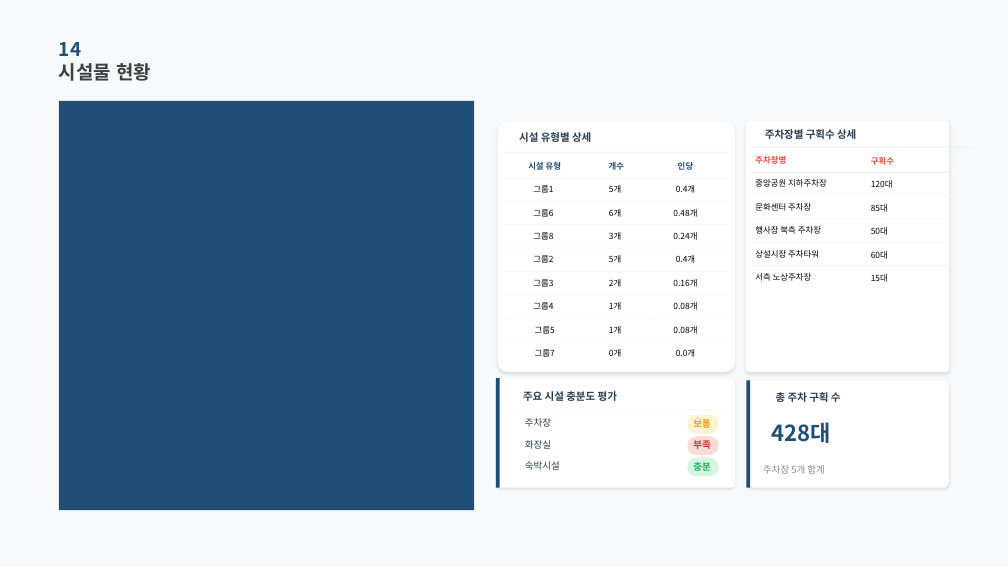
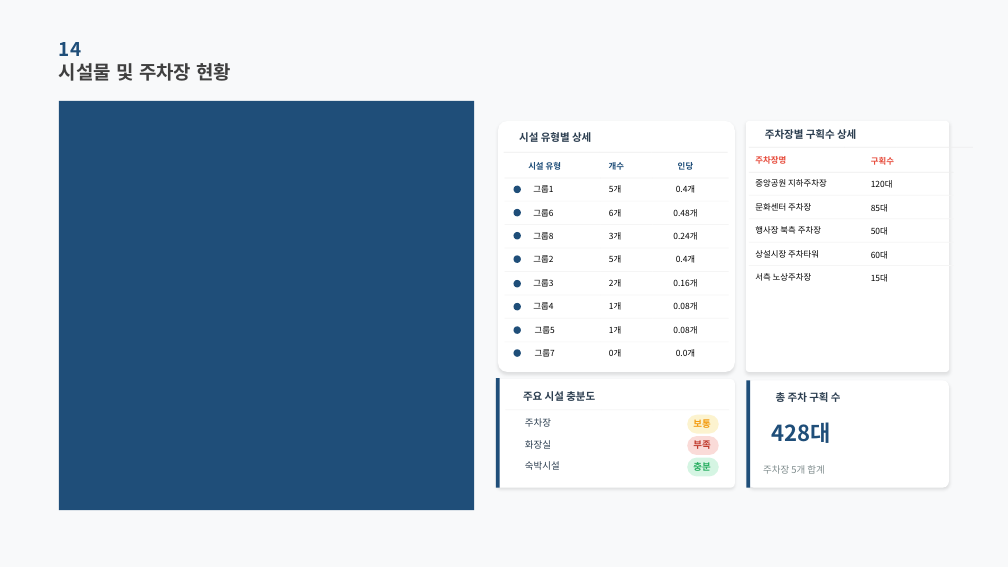
Before and after one commit to roddms/auto-report, a slide deck: slide 22 of template/master.pptx. Drawn at 1008x567 pixels with LibreOffice and Linux fonts; fonts in the diff are those of the drawing; background and template pictures are left out. Boxes give left, top, right and bottom in pixels: in the first picture for what was removed or moved away, otherwise in the second. Text is boxed around its words. In the diff, an @@ line names an element or a change of style, - is before the commit and + after.

Commit message:
fix: 시설 그룹핑 쿼리 수정

```diff
--- a/template/master.pptx
+++ b/template/master.pptx
@@ text at (59,63,231,81): text changed @@
-시설물 현황
+시설물 및 주차장 현황
@@ ellipse added at (513,185,521,193), fill #1F4E79 @@
@@ ellipse added at (513,209,521,216), fill #1F4E79 @@
@@ ellipse added at (513,232,521,240), fill #1F4E79 @@
@@ ellipse added at (513,256,521,263), fill #1F4E79 @@
@@ ellipse added at (513,280,521,287), fill #1F4E79 @@
@@ ellipse added at (513,303,521,311), fill #1F4E79 @@
@@ ellipse added at (513,327,521,334), fill #1F4E79 @@
@@ ellipse added at (513,349,521,357), fill #1F4E79 @@
@@ text at (523,391,595,401): text changed @@
-주요 시설 충분도 평가
+주요 시설 충분도
```
Also in this commit, not shown: 5 other files.
